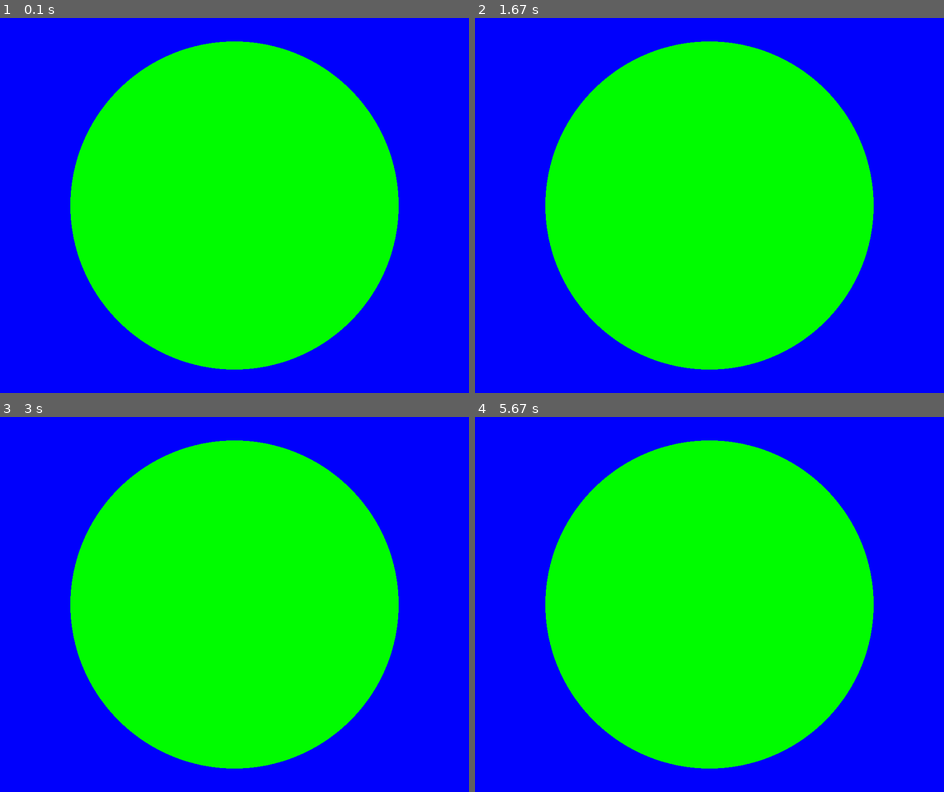
Above: before the commit, frames 1-4 (two rows, left to right).
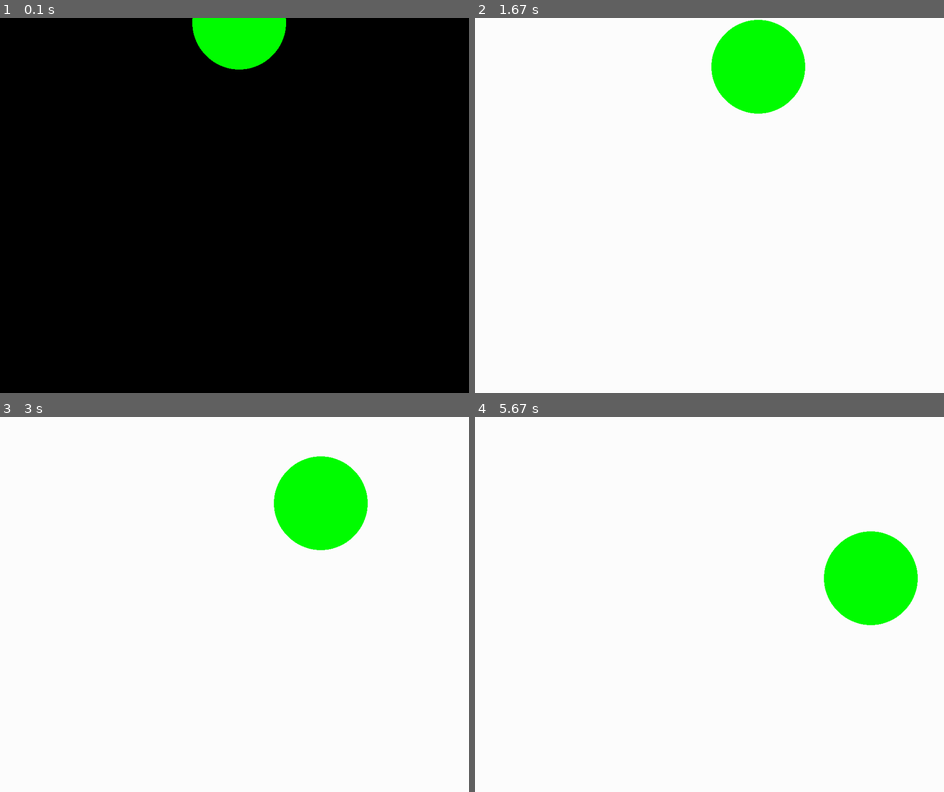
Above: after the commit, the same moments.

Repository: denkodenkozipi/pygame-learning
Game: pygame game, started from projects/01-start-pygame/main.py
Same seed, same stepped clock (60 frames per second), same inputs: the game is played once before the commit and once after it.
Inputs:
- Up to frame 1 (0.1 s): no input
- Up to frame 2 (1.67 s): no input
- Up to frame 3 (3 s): no input
- Up to frame 4 (5.67 s): no input

The runs differ from the first frame. In frame 1, 99% of the frame differs, in the area x 0-100%, y 0-100%; in frame 2, 97%; in frame 3, 97%; in frame 4, 98%.

Commit message:
Add bouncing ball with color-changing physics

Diff:
--- a/projects/01-start-pygame/main.py
+++ b/projects/01-start-pygame/main.py
@@ -1,5 +1,6 @@
 import pygame
 import sys
+import random
 
 # запуск Pygame
 pygame.init()
@@ -10,9 +11,29 @@
 
 # цвета
 WHITE = (255, 255, 255)
+BLACK = (0, 0, 0)
 RED = (255, 0, 0)
 GREEN = (0, 255, 0)
 BLUE = (0, 0, 255)
+
+# разные цвета для круга
+colors_cirl = [RED, GREEN, BLUE]
+current_color = GREEN
+# разные цвета для фона
+colors_bg = [WHITE, BLACK]
+current_color_bg = WHITE
+
+
+# параметры круга
+radius_circle = 100 # радиус круга
+circle_x = 500 # положение по x
+circle_y = 0 # положение y
+
+# параметры движения
+direction_x = 1
+direction_y = 1
+speed = 1
+
 # цикл
 running = True
 while running:
@@ -20,8 +41,27 @@
         if event.type == pygame.QUIT:
             running = False
 
-    screen.fill(BLUE) # белый экран
-    pygame.draw.circle(screen, GREEN, (500, 400), 350) # зеленый круг
+    # движение
+    circle_y += speed * direction_y
+    circle_x += speed * direction_x
+
+    # смена движения по y со сменой цветов по условию
+    if circle_y >= 800 - radius_circle:
+        direction_y = -1
+        current_color = random.choice(colors_cirl)
+    elif circle_y <= radius_circle:
+        direction_y = 1
+        current_color_bg = random.choice(colors_bg)
+    # смена движения по x со сменой цветов по условию
+    if circle_x >= 1000 - radius_circle:
+        direction_x = -1
+        current_color = random.choice(colors_cirl)
+    elif circle_x <= radius_circle:
+        direction_x = 1
+        current_color_bg = random.choice(colors_bg)
+
+    screen.fill(current_color_bg) # фон
+    pygame.draw.circle(screen, current_color, (circle_x, circle_y), radius_circle) # круг
     pygame.display.flip() # вывод нарисованного
 
 # выключение
